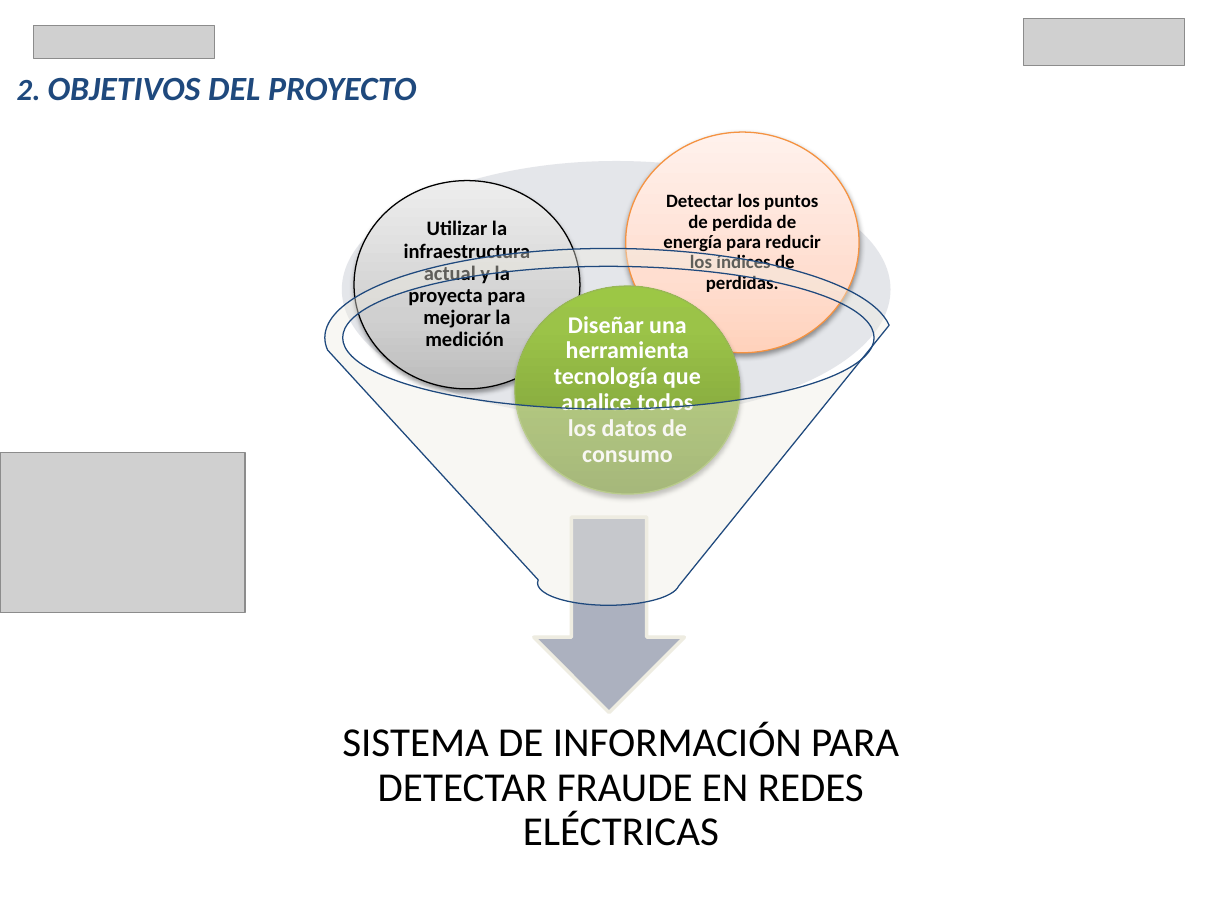
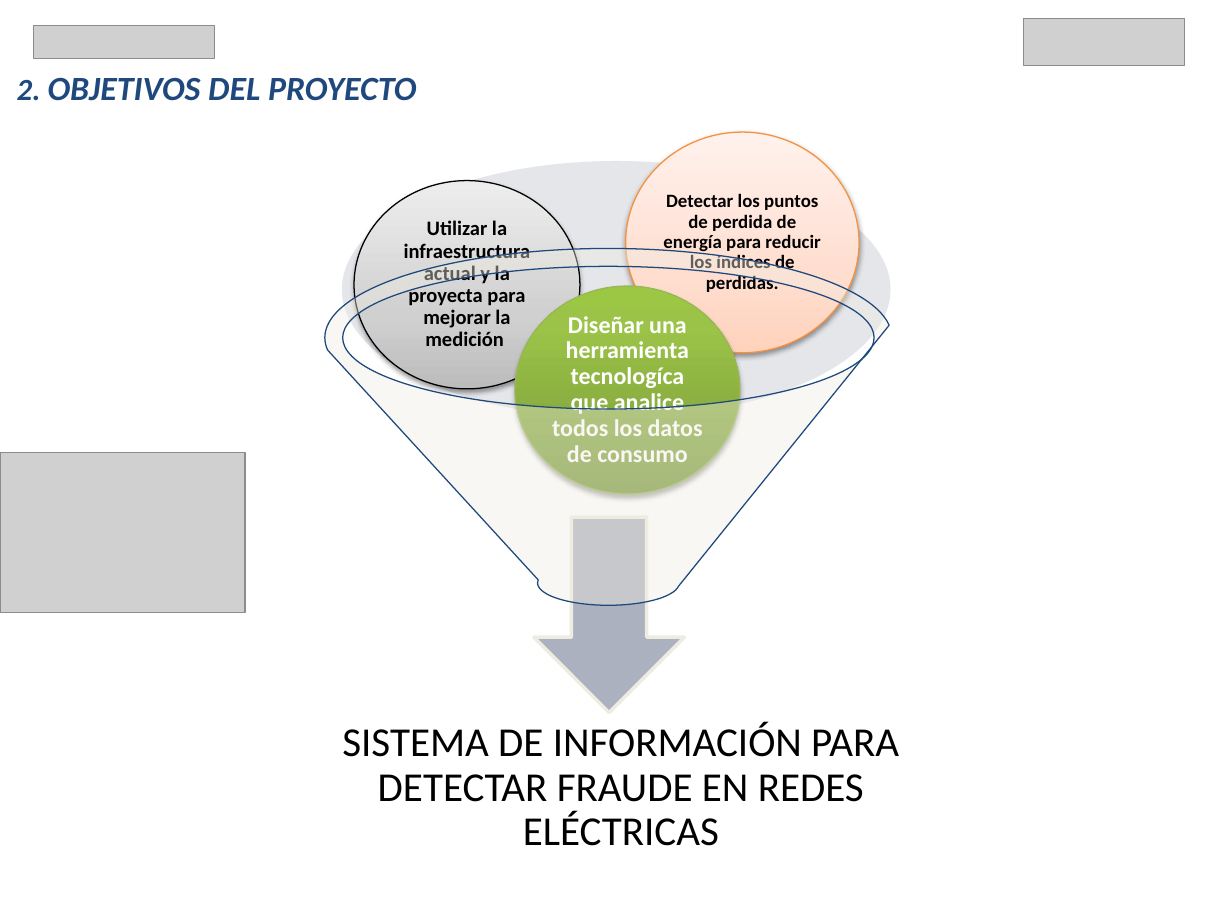
Before and after one commit to JuanCarlosReyesGuerrero/TFG_OBS, a slide deck: slide 4 of PresentacionTFM.pptx (slide 3 before the commit). Drawn at 1232x924 pixels with LibreOffice and Linux fonts; fonts in the diff are those of the drawing; grey boxes stand for pictures. Boxes give left, top, right and bottom in pixels: in the first picture for what was removed or moved away, otherwise in the second. Text is boxed around its words. In the diff, an @@ line names an element or a change of style, - is before the commit and + after.

```diff
--- a/PresentacionTFM.pptx
+++ b/PresentacionTFM.pptx
@@ text at (552, 316, 703, 462): text changed @@
-Diseñar una herramienta tecnología que analice todos los datos de consumo
+Diseñar una herramienta tecnologíca que analice todos los datos de consumo
```
Also in this commit, not shown: 5 other slides changed, 2 slides added, 1 slide removed, 1 other file.
